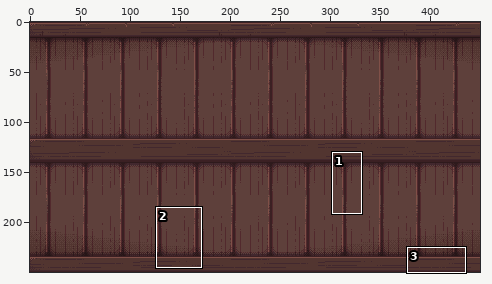
One commit to this sprite sheet: images/slideshow/bg1.png. The picture above shows the old version from afar; the outline marks the close-up.
Close-up. Old version:
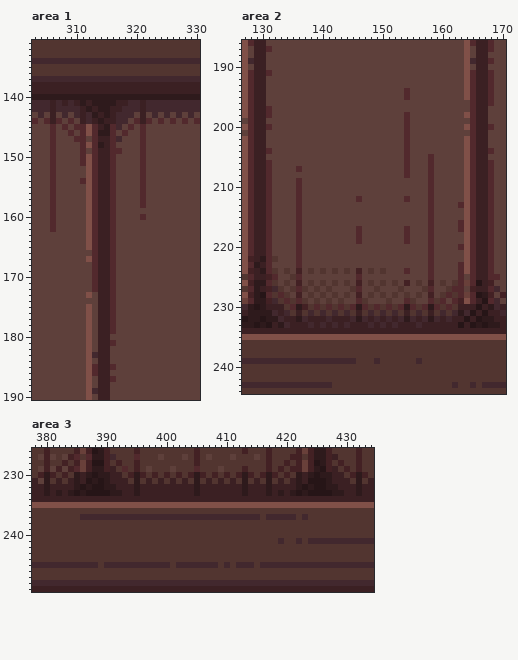
The file is 450x250 pixels. Colours within 5 levels of each other are drawn and written as one. Shown: area 1: x 303..330, y 131..190; area 2: x 127..170, y 186..244; area 3: x 378..434, y 226..249. The commit also changed other parts of the picture, which this record leaves out.
The result:
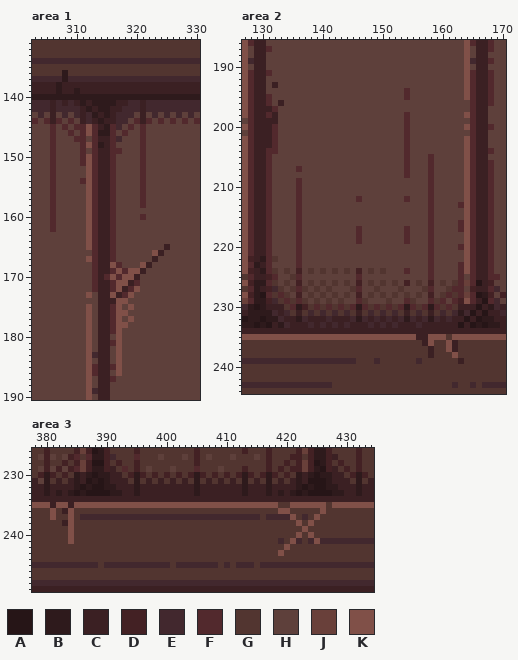
Palette (. is transparent): A #261517  B #2e1a1c  C #3b2023  D #432124  E #42282e  F #52292d  G #523530  H #5e403b  J #69403a  K #805048
Edits made:
Area 1:
y 136: x 308 G -> B
y 137: x 308 E -> B
y 138: x 307 C -> B
y 139: x 307 C -> B; x 310 C -> B
y 165: x 325 H -> C
y 166: x 323..324 HH -> KC
y 167: x 323 H -> C
y 168: x 316..317 FH -> KF; x 321..322 HH -> KC
y 169: x 317..321 HHHHH -> KFKKC
y 170: x 315..320 CFHHHH -> FKFKKC
y 171: x 317..320 HHHH -> KKCF
y 172: x 317..320 HHHH -> KCFK
y 173: x 316..319 FHHH -> KCFK
y 174: x 316..318 FHH -> CKK
y 175: x 317 H -> K; x 319 H -> K
y 176: x 317..318 HH -> KK
y 177: x 317 H -> K; x 319 H -> K
y 178: x 317..318 HH -> KK
y 179..186: x 317 H -> K
Area 2:
y 193: x 132 H -> C
y 195: x 131 H -> F
y 196: x 131 H -> F; x 133 H -> C
y 197: x 131..132 FH -> CF
y 198: x 132 H -> C
y 199: x 131..132 HH -> CC
y 200: x 131..132 FH -> CF
y 201..203: x 131..132 HH -> CF
y 204: x 132 H -> F
y 205: x 131 H -> F
y 235: x 156..157 KK -> CC; x 161 K -> G
y 236: x 157..158 GG -> CK; x 161..162 GG -> KC
y 237: x 158 G -> C; x 161..162 GG -> KC
y 238: x 158 G -> C; x 162 G -> K
y 239: x 163 G -> C
Area 3:
y 235: x 381 K -> C; x 384 K -> C; x 419..420 KK -> GG; x 427 K -> G
y 236: x 381 G -> K; x 383..384 GG -> CK; x 419..420 GG -> KK; x 426 G -> K
y 237: x 381 G -> K; x 384 G -> K; x 421 E -> K; x 425 G -> K
y 238: x 383..384 GG -> CK; x 422 G -> K; x 424 G -> K
y 239: x 384 G -> K; x 423 G -> K
y 240: x 384 G -> K; x 422 G -> K; x 424 G -> K
y 241: x 384 G -> K; x 421 G -> K; x 425 E -> K
y 242: x 420 G -> K
y 243: x 419 G -> K
Where, in picture pixels (left, top, right, bottom), the same in both close-ups:
changed: (56, 70, 80, 94)
changed: (104, 244, 170, 376)
changed: (266, 82, 284, 160)
changed: (416, 334, 464, 364)
changed: (50, 502, 74, 544)
changed: (278, 502, 332, 556)
